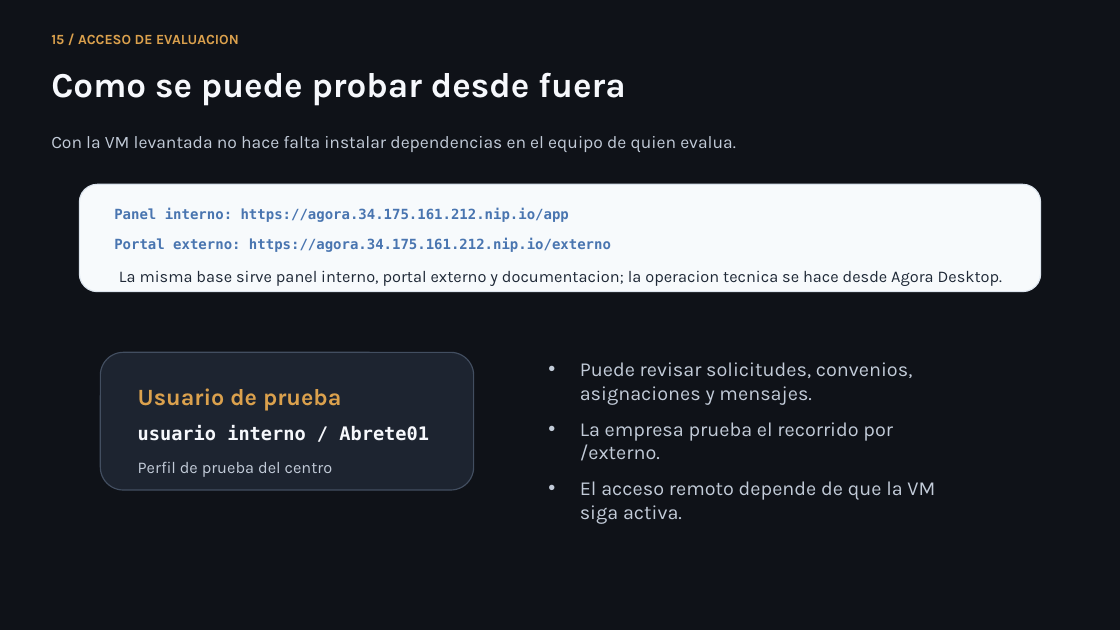
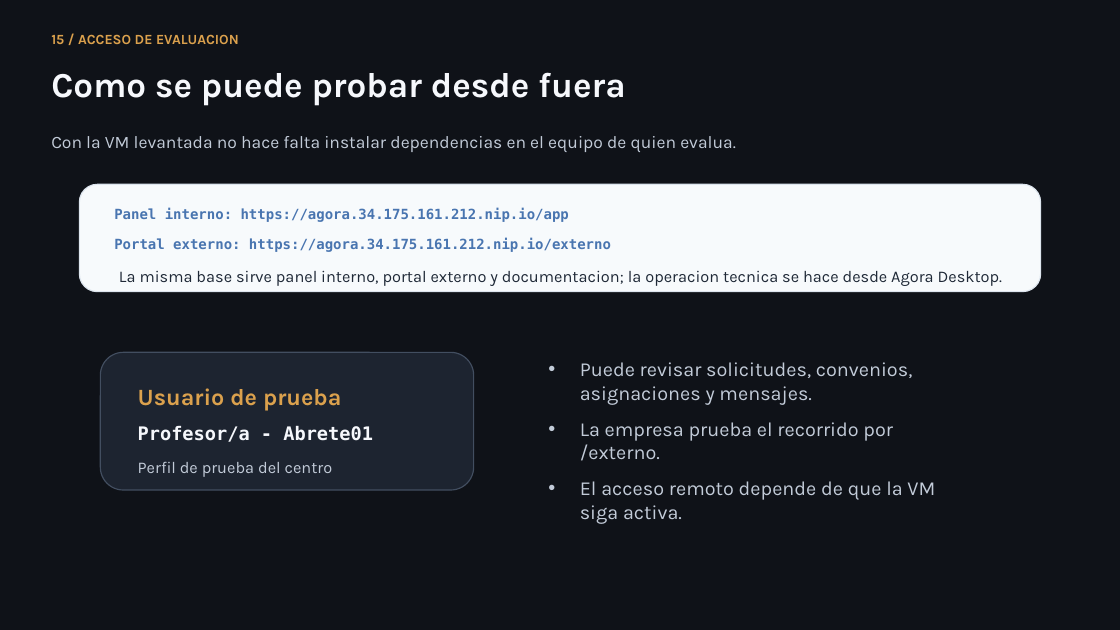
Before and after one commit to lmendez861/TFG-Agora, a slide deck: slide 16 of docs/presentacion-defensa-final.pptx. Drawn at 1120x630 pixels with LibreOffice and Linux fonts; fonts in the diff are those of the drawing. Boxes give left, top, right and bottom in pixels: in the first picture for what was removed or moved away, otherwise in the second. Text is boxed around its words. In the diff, an @@ line names an element or a change of style, - is before the commit and + after.

```diff
--- a/docs/presentacion-defensa-final.pptx
+++ b/docs/presentacion-defensa-final.pptx
@@ text at <box>138,426,373,442</box>: text changed @@
-usuario interno / Abrete01
+Profesor/a - Abrete01
```
Also in this commit, not shown: 7 other slides changed, 1 other file.
